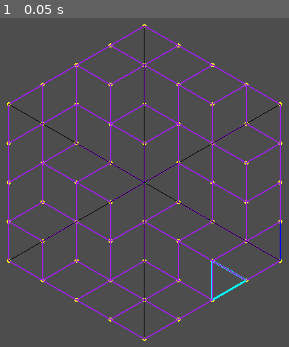
Above: before the commit, frame 1.
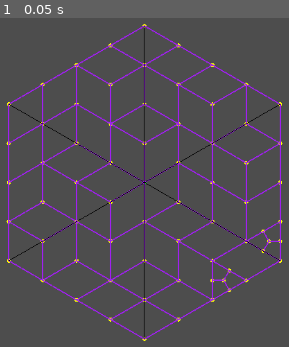
Above: after the commit, the same moment.

Repository: MarcusElg/GodotStalbergGrid
Game: Godot game, scene res://scene.tscn
The game is run twice, just before and just after one commit, with the same random seed, the same clock (stepped at 60 frames per second) and the same inputs.
Inputs:
- Up to frame 1 (0.05 s): no input

The runs differ from the first frame. In frame 1, 0.4% of the frame differs, in the area x 72-98%, y 61-87%.

Commit message:
Subdivide triangles

Diff:
--- a/grid.gd
+++ b/grid.gd
@@ -15,6 +15,7 @@
 func _ready() -> void:
 	generate_triangles()
 	dissolve_triangles()
+	subdivide_triangles()
 
 func generate_triangles():
 	for i: int in range(1, rings + 1):
@@ -106,6 +107,26 @@
 
 			break
 
+func subdivide_triangles() -> void:
+	for triangle: Vector3i in triangles:
+		# Create new vertices
+		var center_position: Vector2 = (vertices[triangle[0]] + vertices[triangle[1]] + vertices[triangle[2]]) / 3
+		var ab_center_position: Vector2 = (vertices[triangle[0]] + vertices[triangle[1]]) / 2
+		var bc_center_position: Vector2 = (vertices[triangle[1]] + vertices[triangle[2]]) / 2
+		var ca_center_position: Vector2 = (vertices[triangle[2]] + vertices[triangle[0]]) / 2
+
+		vertices.append(center_position)
+		vertices.append(ab_center_position)
+		vertices.append(bc_center_position)
+		vertices.append(ca_center_position)
+
+		# Create new quads
+		quads.append(Vector4i(triangle[0], len(vertices) - 3, len(vertices) - 4, len(vertices) - 1))
+		quads.append(Vector4i(triangle[1], len(vertices) - 2, len(vertices) - 4, len(vertices) - 3))
+		quads.append(Vector4i(triangle[2], len(vertices) - 1, len(vertices) - 4, len(vertices) - 2))
+
+	triangles.clear()
+
 func _add_edge_to_triangle_lookup(vertex1: int, vertex2: int, triangle: Vector3i, edge_triangle_lookup: Dictionary[Vector2i, Array]):
 	var index = _get_edge_index(vertex1, vertex2)
 	var edge_list = edge_triangle_lookup.get(index, [])
